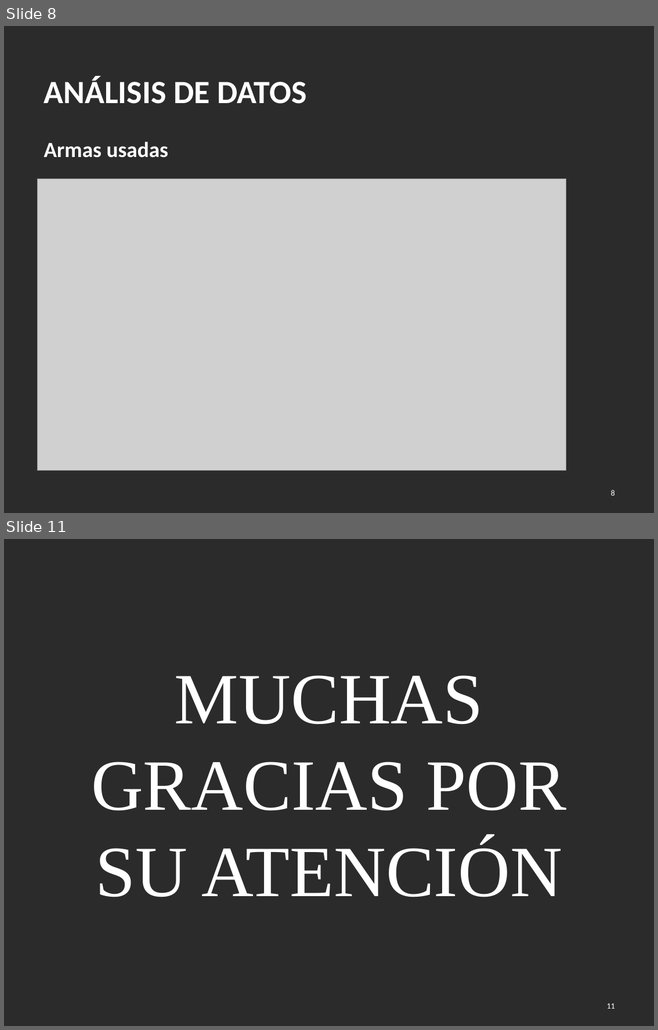
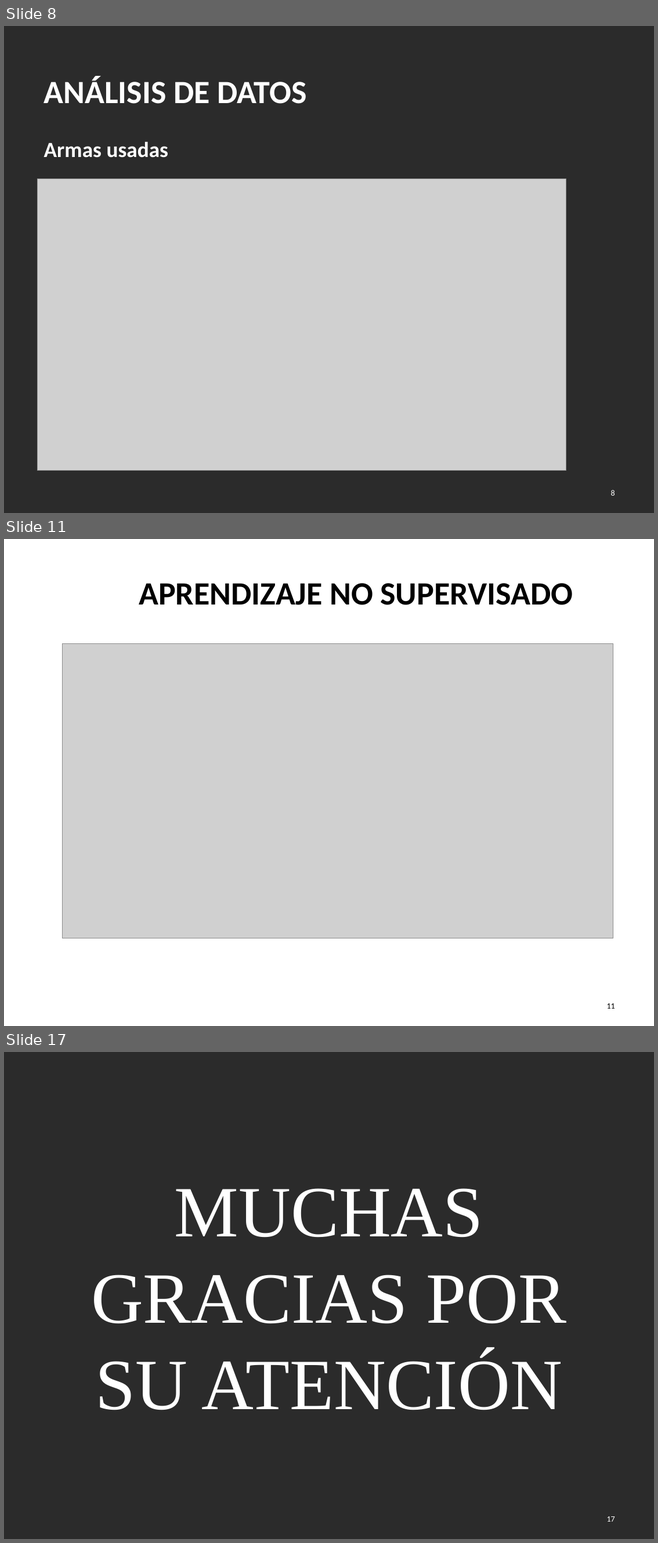
Before and after one commit to VEEB276/Violencia_Dom-stica_Colombia, a slide deck: Presentacion/Proyecto Artificial Violencia Doméstica.pptx. Shown one above the other, each under a label of ours: slides 8 and 11 before the commit, slides 8, 11 and 17 after it; the slides between them are not shown. The pictures are 658x1030 and 658x1543 pixels, drawn with LibreOffice and Linux fonts; fonts in the diff are those of the drawing; grey boxes stand for pictures; background and template pictures are left out; a plain dark background stands for a picture behind light text. Boxes give left, top, right and bottom in pixels: in the first picture for what was removed or moved away, otherwise in the second. Text is boxed around its words. In the diff, an @@ line names an element or a change of style, - is before the commit and + after.

```diff
--- a/Presentacion/Proyecto Artificial Violencia Doméstica.pptx
+++ b/Presentacion/Proyecto Artificial Violencia Doméstica.pptx
@@ slide 11 added at (x1=4, y1=539, x2=654, y2=1026), background picture (left out) @@
@@ title added at (x1=139, y1=583, x2=573, y2=605), 36 pt, text #000000, bold @@
+APRENDIZAJE NO SUPERVISADO
@@ picture added at (x1=63, y1=643, x2=612, y2=938) @@
@@ page number added at (x1=607, y1=1004, x2=615, y2=1009), 9 pt, text #000000 @@
+11
@@ what was slide 11 is now slide 17 @@
@@ page number at (x1=607, y1=1517, x2=615, y2=1522): text changed @@
-11
+17
```
Also in this commit, not shown: 1 slide changed, 6 other slides added, 1 slide removed, 1 other file.
